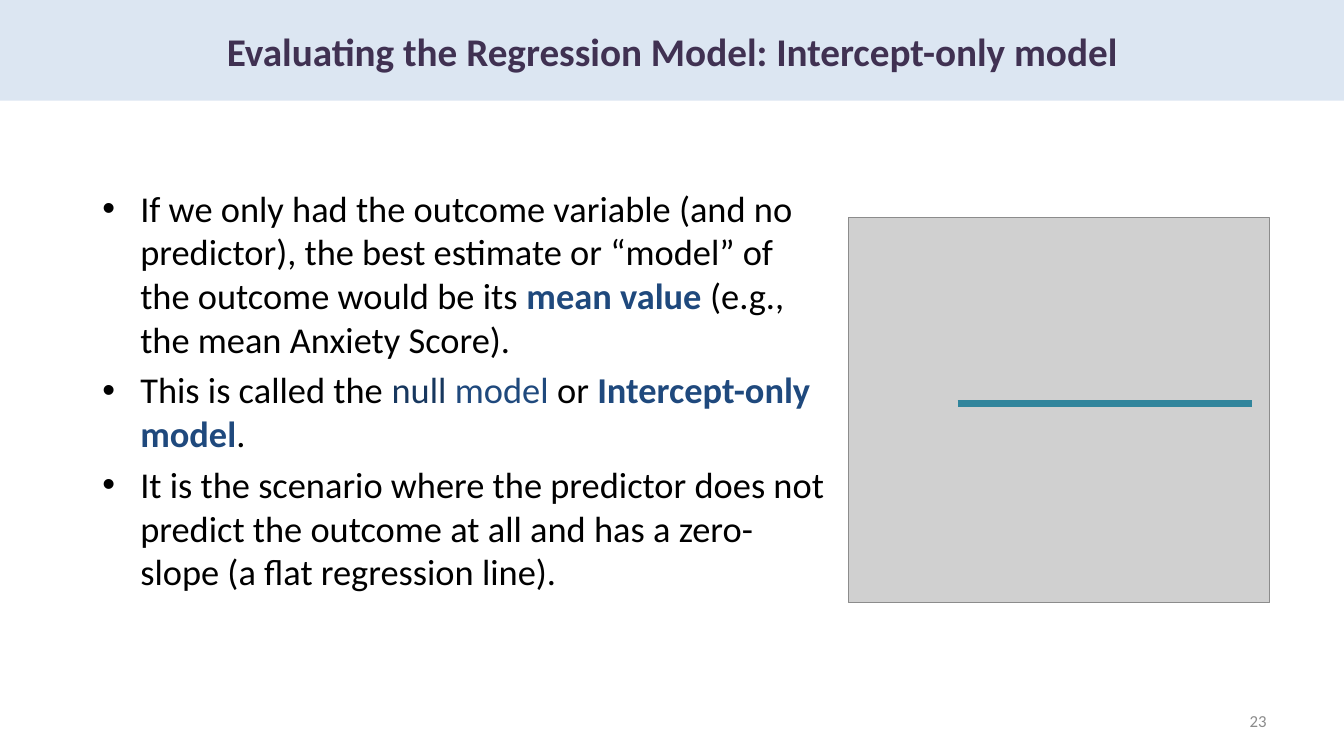
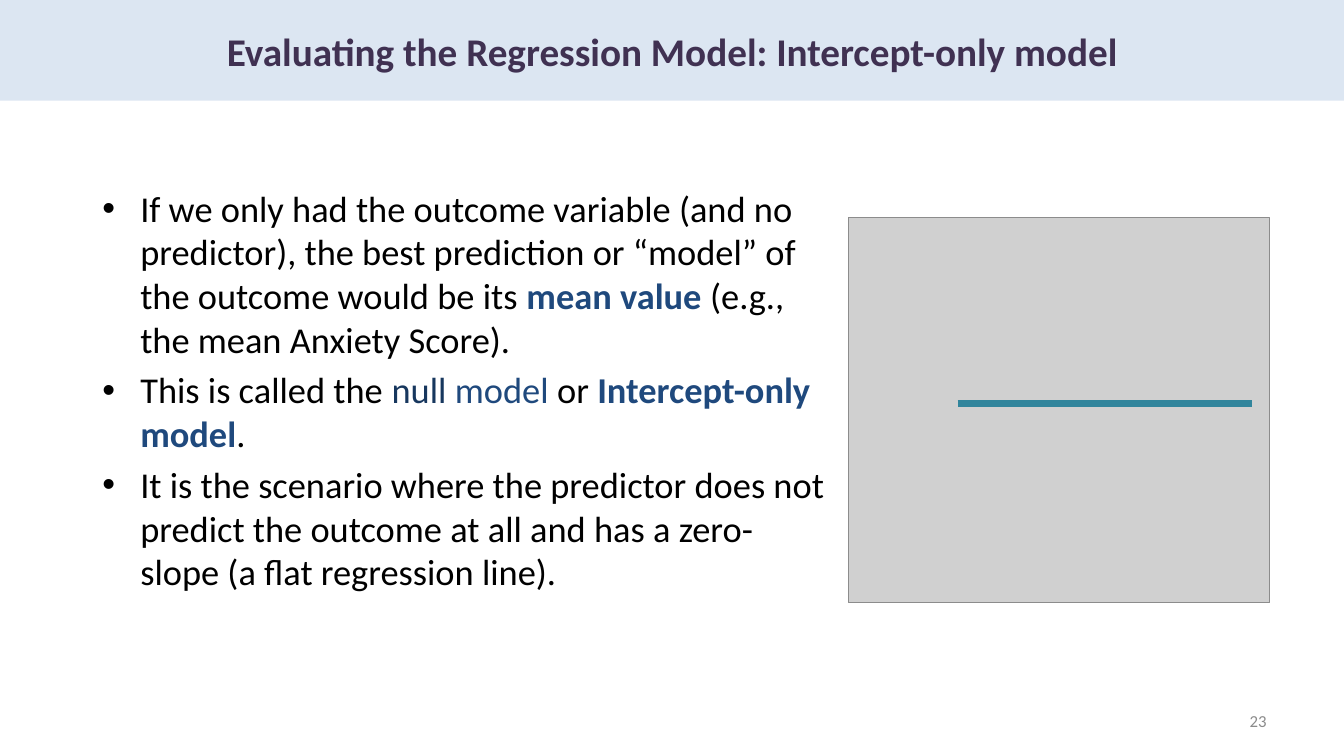
Before and after one commit to chrisjberry/datafluencyCB, a slide deck: slide 23 of docs/slides/PSYC753_L1_SimpleRegression.pptx. Drawn at 1344x756 pixels with LibreOffice and Linux fonts; fonts in the diff are those of the drawing; grey boxes stand for pictures. Boxes give left, top, right and bottom in pixels: in the first picture for what was removed or moved away, otherwise in the second. Text is boxed around its words. In the diff, an @@ line names an element or a change of style, - is before the commit and + after.

```diff
--- a/docs/slides/PSYC753_L1_SimpleRegression.pptx
+++ b/docs/slides/PSYC753_L1_SimpleRegression.pptx
@@ text at <box>140,195,795,359</box>: text changed @@
-• If we only had the outcome variable (and no predictor), the best estimate or “model” of the outcome would be its mean value (e.g., the mean Anxiety Score).
+• If we only had the outcome variable (and no predictor), the best prediction or “model” of the outcome would be its mean value (e.g., the mean Anxiety Score).
```
Also in this commit, not shown: 2 other slides changed.
